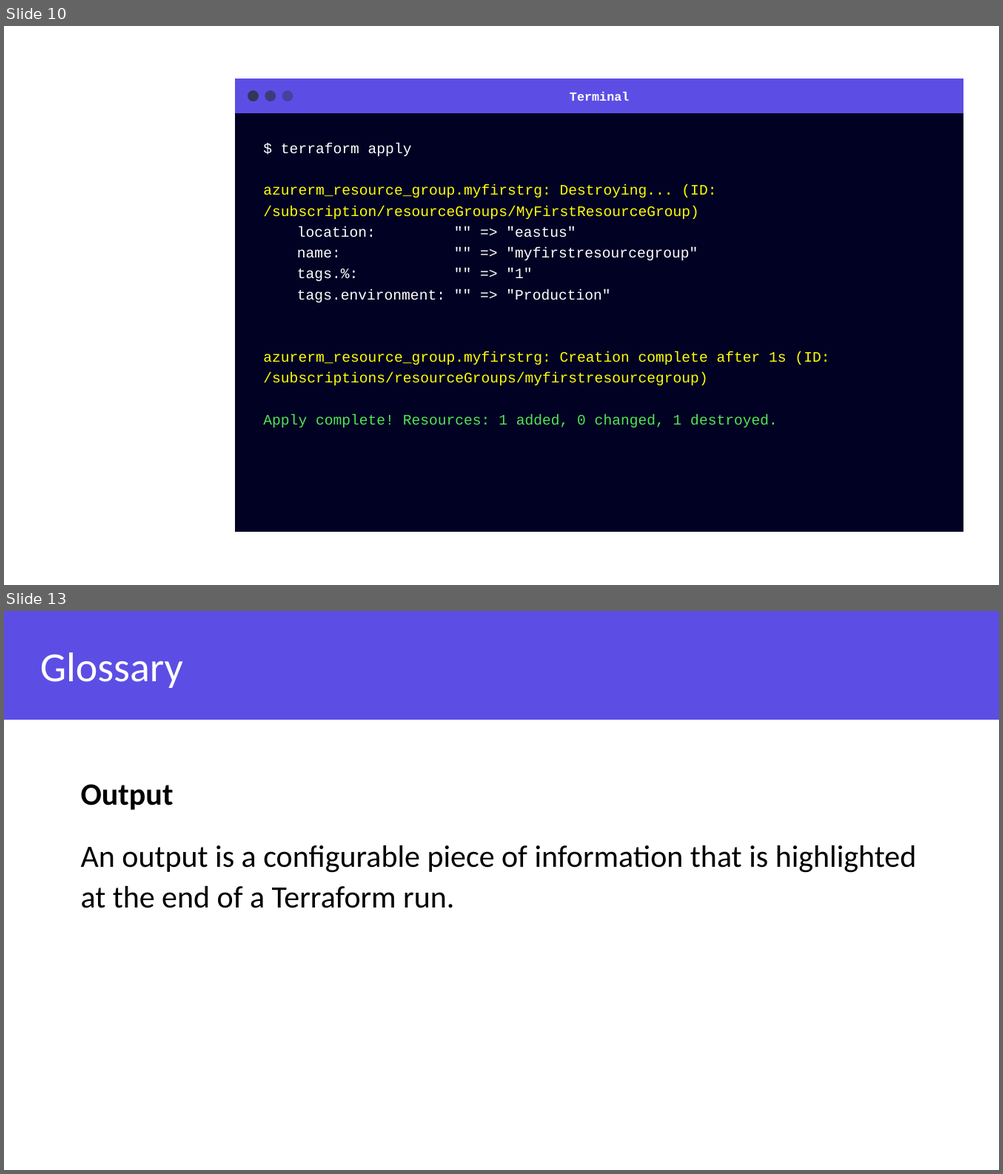
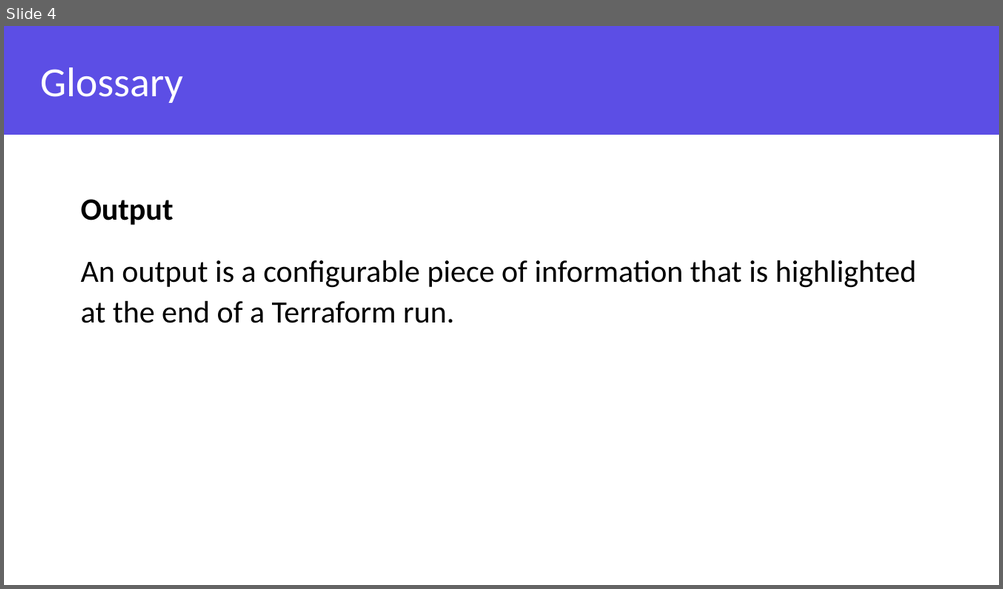
Before and after one commit to grove-mountain/azure-workshop-training, a slide deck: Slides/Azure and Terraform Workshop - Chapter 3.pptx. Shown one above the other, each under a label of ours: slides 10 and 13 before the commit, slide 4 after it; the slides between them are not shown. The pictures are 1003x1174 and 1003x589 pixels, drawn with LibreOffice and Linux fonts; fonts in the diff are those of the drawing; background and template pictures are left out. Boxes give left, top, right and bottom in pixels: in the first picture for what was removed or moved away, otherwise in the second. Text is boxed around its words. In the diff, an @@ line names an element or a change of style, - is before the commit and + after.

```diff
--- a/Slides/Azure and Terraform Workshop - Chapter 3.pptx
+++ b/Slides/Azure and Terraform Workshop - Chapter 3.pptx
@@ slide 10 removed at box(4, 26, 999, 585), background #FFFFFF @@
@@ rectangle removed at box(237, 81, 962, 112) @@
@@ ellipse removed at box(247, 90, 259, 101) @@
@@ ellipse removed at box(264, 90, 276, 101) @@
@@ ellipse removed at box(282, 90, 293, 101) @@
@@ text removed at box(569, 92, 629, 101) @@
-Terminal
@@ rectangle removed at box(237, 102, 962, 531) @@
@@ text removed at box(263, 143, 829, 428) @@
-$ terraform apply
-azurerm_resource_group.myfirstrg: Destroying... (ID: /subscription/resourceGroups/MyFirstResourceGroup)
-location: "" => "eastus"
-name: "" => "myfirstresourcegroup"
-tags.%: "" => "1"
-tags.environment: "" => "Production"
-azurerm_resource_group.myfirstrg: Creation complete after 1s (ID: /subscriptions/resourceGroups/myfirstresourcegroup)
-Apply complete! Resources: 1 added, 0 changed, 1 destroyed.
@@ what was slide 13 is now slide 4 @@
```
Also in this commit, not shown: 2 slides changed, 22 slides added, 8 other slides removed, 7 other files.
